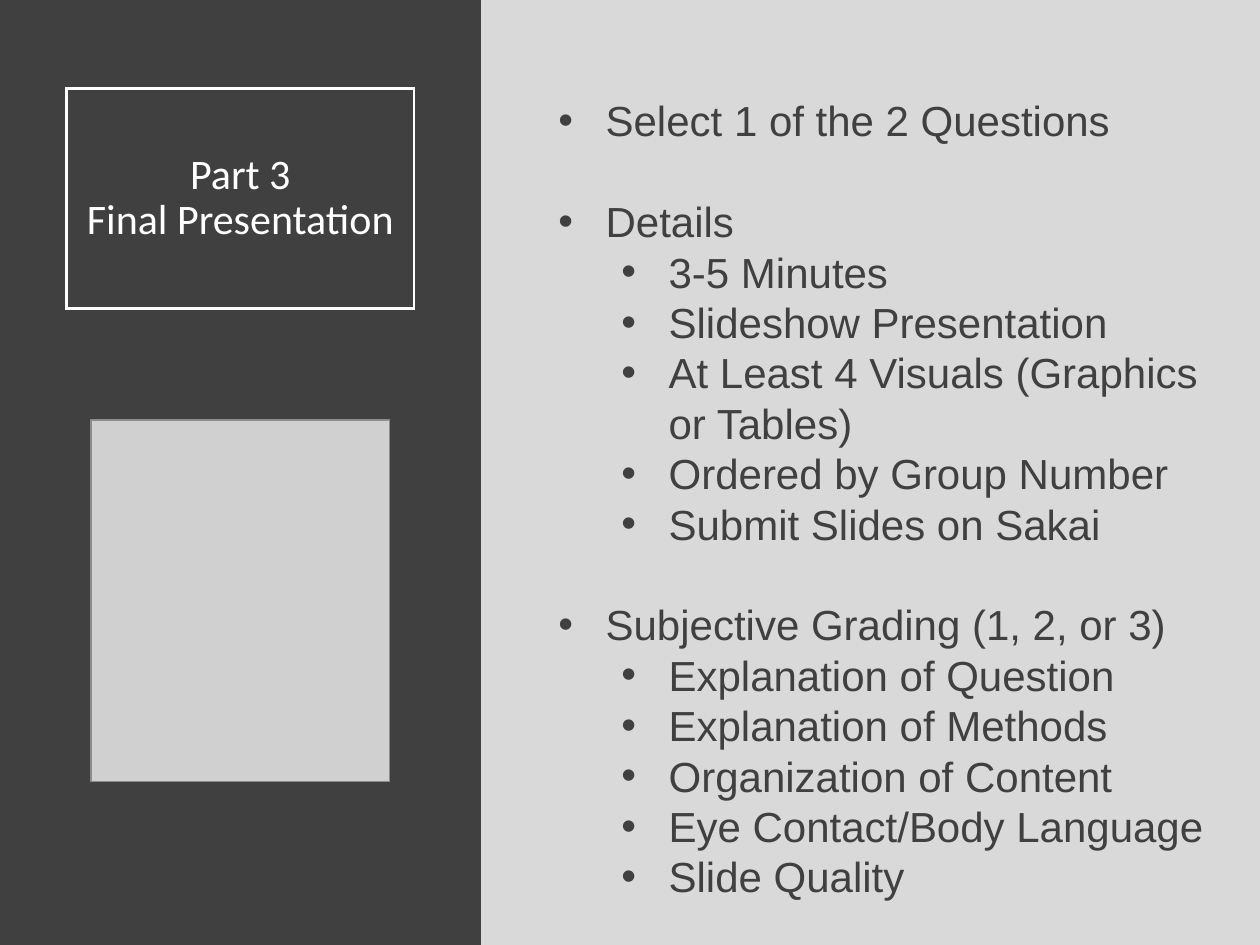
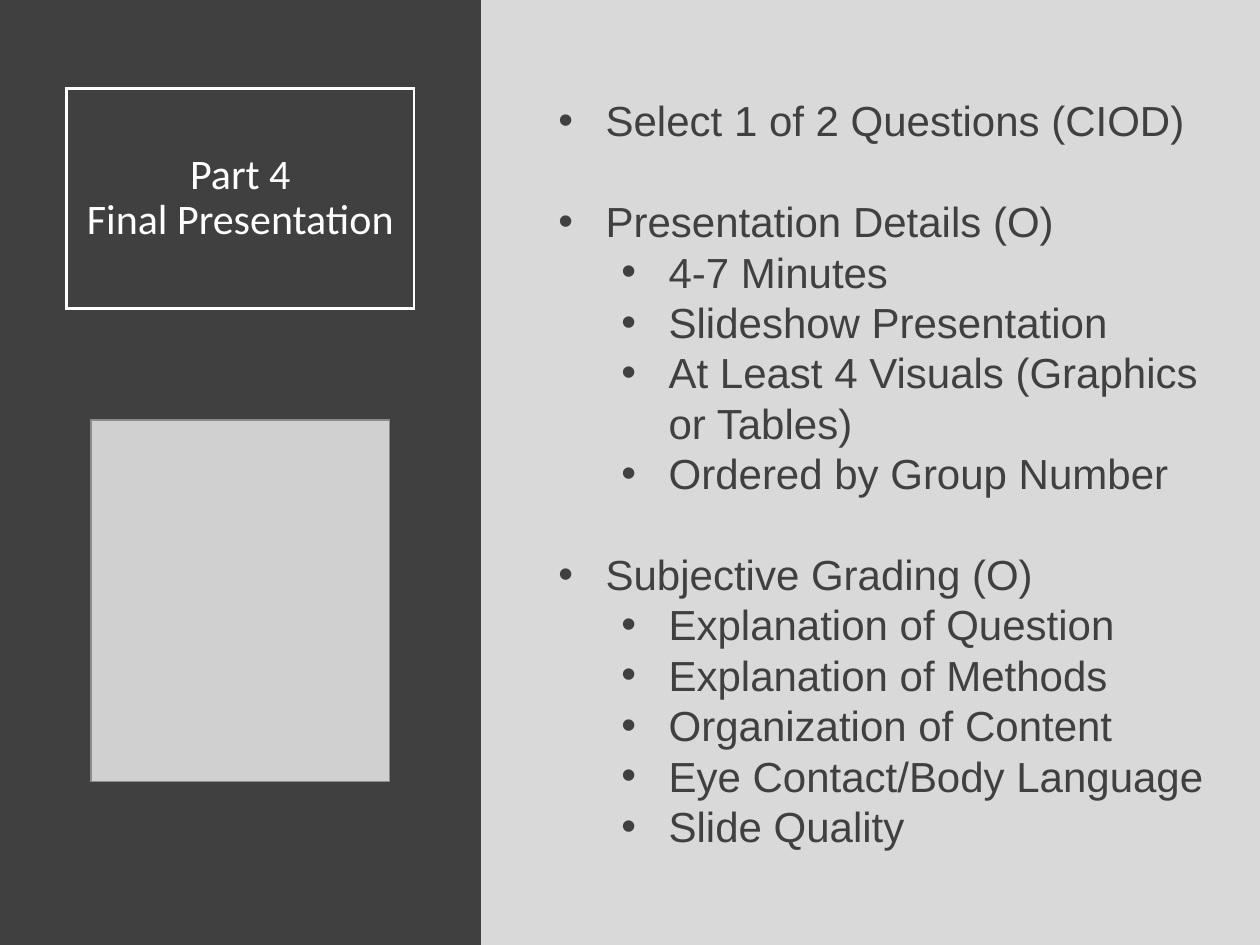
Before and after one commit to Yixf-Self/STOR320_WEBSITE, a slide deck: slide 12 of Lecture/Final Project 2/Final_Project_2_Lecture.pptx. Drawn at 1260x945 pixels with LibreOffice and Linux fonts; fonts in the diff are those of the drawing; grey boxes stand for pictures. Boxes give left, top, right and bottom in pixels: in the first picture for what was removed or moved away, otherwise in the second. Text is boxed around its words. In the diff, an @@ line names an element or a change of style, - is before the commit and + after.

```diff
--- a/Lecture/Final Project 2/Final_Project_2_Lecture.pptx
+++ b/Lecture/Final Project 2/Final_Project_2_Lecture.pptx
@@ text at <box>606,105,1184,289</box>: text changed @@
-• Select 1 of the 2 Questions
-• Details
-  • 3-5 Minutes
+• Select 1 of 2 Questions (CIOD)
+• Presentation Details (O)
+  • 4-7 Minutes
@@ title at <box>87,162,394,235</box>: text changed @@
-Part 3
-Final Presentation
+Part 4
+Final Presentation
@@ text at <box>606,559,1033,598</box>: text changed @@
-  • Submit Slides on Sakai
-• Subjective Grading (1, 2, or 3)
+• Subjective Grading (O)
```
Also in this commit, not shown: 11 other slides changed, 10 other files.
